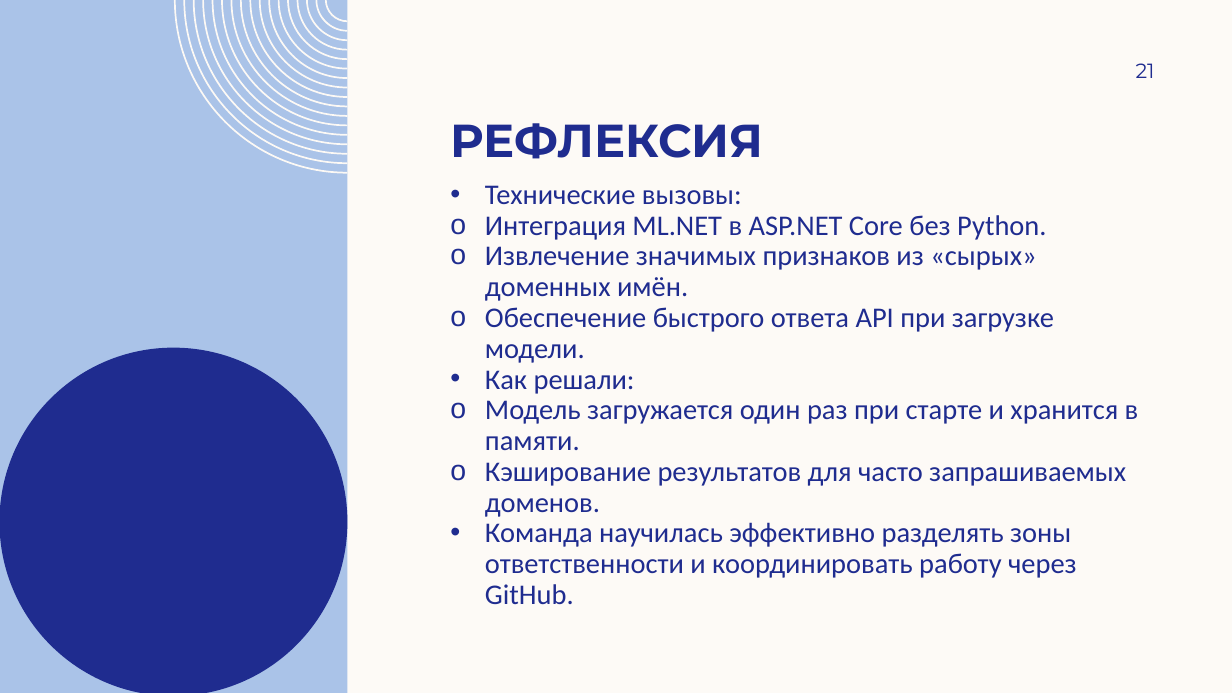
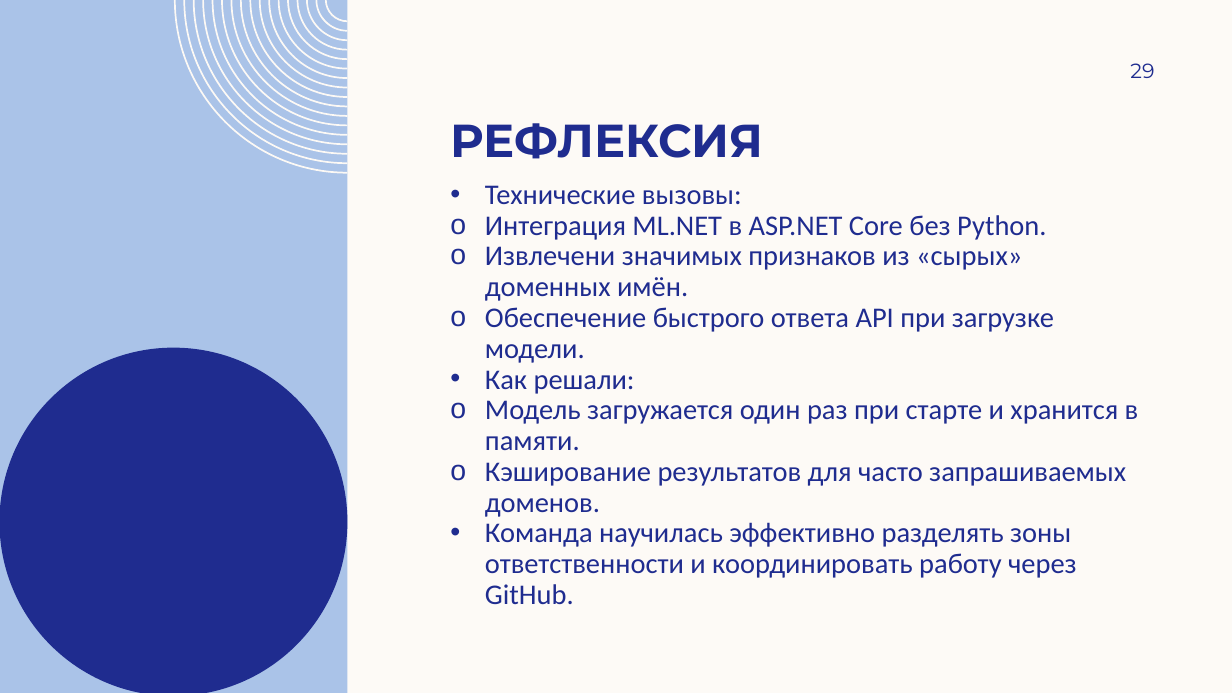
Before and after one commit to andreyilych/cs2valvesoftware, a slide deck: slide 29 of анализатор подозрительности доменных имен (DNS).pptx (slide 21 before the commit). Drawn at 1232x693 pixels with LibreOffice and Linux fonts; fonts in the diff are those of the drawing; background and template pictures are left out. Boxes give left, top, right and bottom in pixels: in the first picture for what was removed or moved away, otherwise in the second. Text is boxed around its words. In the diff, an @@ line names an element or a change of style, - is before the commit and + after.

```diff
--- a/анализатор подозрительности доменных имен (DNS).pptx
+++ b/анализатор подозрительности доменных имен (DNS).pptx
@@ page number at [1130,63,1154,78]: text changed @@
-21
+29
@@ text at [485,246,1022,301]: text changed @@
-o Извлечение значимых признаков из «сырых» доменных имён.
+o Извлечени значимых признаков из «сырых» доменных имён.
```
Also in this commit, not shown: 7 other slides changed, 10 slides added, 2 slides removed.
